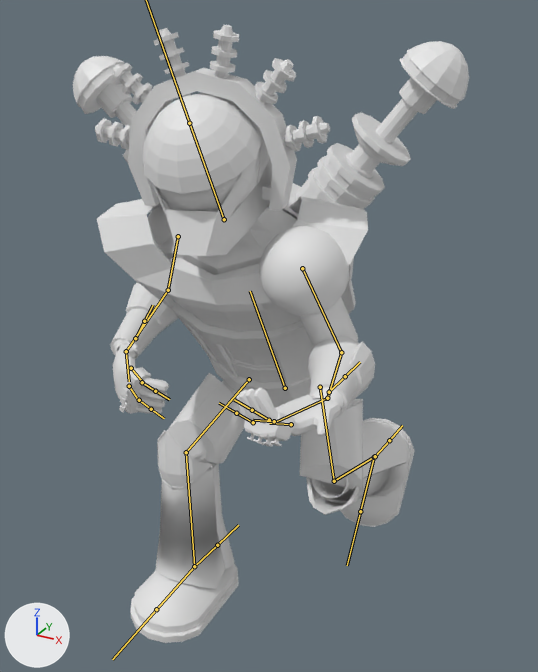
The FBX model Kill Squad/Assets/Marnix stuff/Arc Trooper/Arc Trooper.fbx: old version first, new version second.
Camera for both pictures: a camera (50 mm lens) standing at (1.2, -2.12, 2.23) and looking at (0.0, 0.06, 1.14). Lighting does not change. The marker at lower left points along +X, +Y and +Z. Both versions are drawn at frame 20 of the action 'Armature|Walking'; the numbers are the values there. The bones that bend it are drawn over the model as lines.
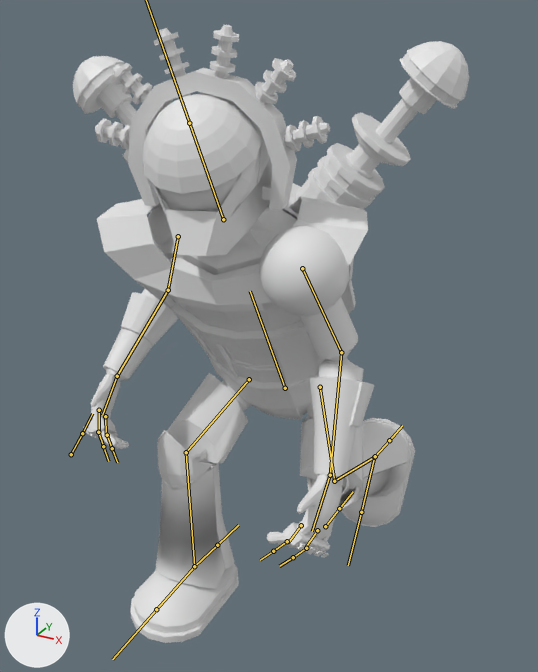
Location of each change, [x1, y1, x2, y2] in pixels of the pictures (538 x 672 px):
```json
{"object": "Cylinder.001", "change": "posed", "before": [73, 25, 469, 643], "after": [73, 25, 469, 643]}
{"bone": "Left lower arm", "before": "(168, 290) to (126, 351)", "after": "(168, 290) to (117, 376)"}
{"bone": "Left hand", "before": "(126, 351) to (129, 381)", "after": "(117, 376) to (102, 415)"}
{"bone": "Right lower arm", "before": "(341, 352) to (327, 398)", "after": "(341, 352) to (330, 475)"}
{"bone": "Right hand", "before": "(327, 398) to (275, 422)", "after": "(330, 475) to (312, 531)"}
```

Edits to the scene script, one JSON object a line:
```json
{"block": "bone_left_lower_arm", "where": "bone_left_lower_arm = bpy.data.objects['Armature'].pose.bones['Left lower arm']  # child of 'left upper arm'"}
{"op": "set", "path": "bone_left_lower_arm.rotation_quaternion", "old": "(-0.474, -0.537, 0.385, 0.581)", "new": "(0.586, 0.345, -0.546, -0.49)", "note": "degrees (83, 15, -88) -> degrees (80, -18, -95)"}
{"block": "bone_left_hand", "where": "bone_left_hand = bpy.data.objects['Armature'].pose.bones['Left hand']  # child of 'Left lower arm'"}
{"op": "set", "path": "bone_left_hand.rotation_quaternion", "old": "(0.97, 0.235, -0.052, -0.044)", "new": "(0.988, 0.089, 0.116, 0.04)", "note": "degrees (27, -5, -6) -> degrees (11, 13, 6)"}
{"block": "bone_right_lower_arm", "where": "bone_right_lower_arm = bpy.data.objects['Armature'].pose.bones['Right lower arm']  # child of 'Right upper arm'"}
{"op": "set", "path": "bone_right_lower_arm.rotation_quaternion", "old": "(-0.04, 0.419, -0.621, 0.661)", "new": "(-0.044, -0.316, 0.922, -0.221)", "note": "degrees (-98, -30, -138) -> degrees (23, -167, 35)"}
{"block": "bone_right_hand", "where": "bone_right_hand = bpy.data.objects['Armature'].pose.bones['Right hand']  # child of 'Right lower arm'"}
{"op": "set", "path": "bone_right_hand.rotation_quaternion", "old": "(0.911, -0.079, 0.198, -0.354)", "new": "(0.4, 0.147, 0.905, -0.003)", "note": "degrees (-17, 18, -45) -> degrees (-9, 134, -22)"}
```
